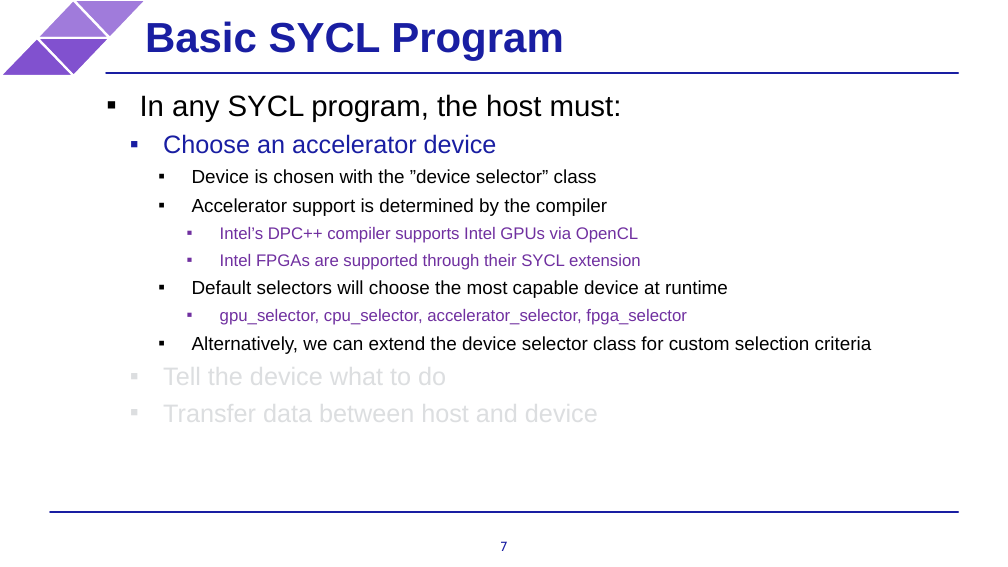
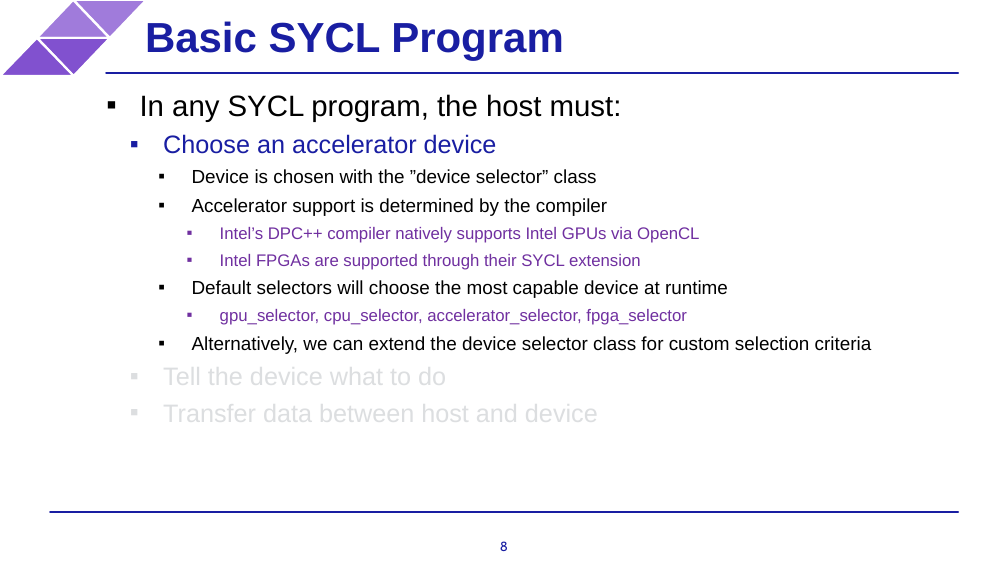
Before and after one commit to BenjaminMFindley/Reconfig-2-SYCL-DPCPP, a slide deck: slide 8 of Slides/SYCL intro.pptx (slide 7 before the commit). Drawn at 1008x567 pixels with LibreOffice and Linux fonts; fonts in the diff are those of the drawing; background and template pictures are left out. Boxes give left, top, right and bottom in pixels: in the first picture for what was removed or moved away, otherwise in the second. Text is boxed around its words. In the diff, an @@ line names an element or a change of style, - is before the commit and + after.

```diff
--- a/Slides/SYCL intro.pptx
+++ b/Slides/SYCL intro.pptx
@@ text at (220, 227, 699, 243): text changed @@
-      ▪ Intel’s DPC++ compiler supports Intel GPUs via OpenCL
+      ▪ Intel’s DPC++ compiler natively supports Intel GPUs via OpenCL
@@ page number at (500, 541, 508, 551): text changed @@
-7
+8
```
Also in this commit, not shown: 4 other slides changed, 1 slide added, 1 slide removed.
